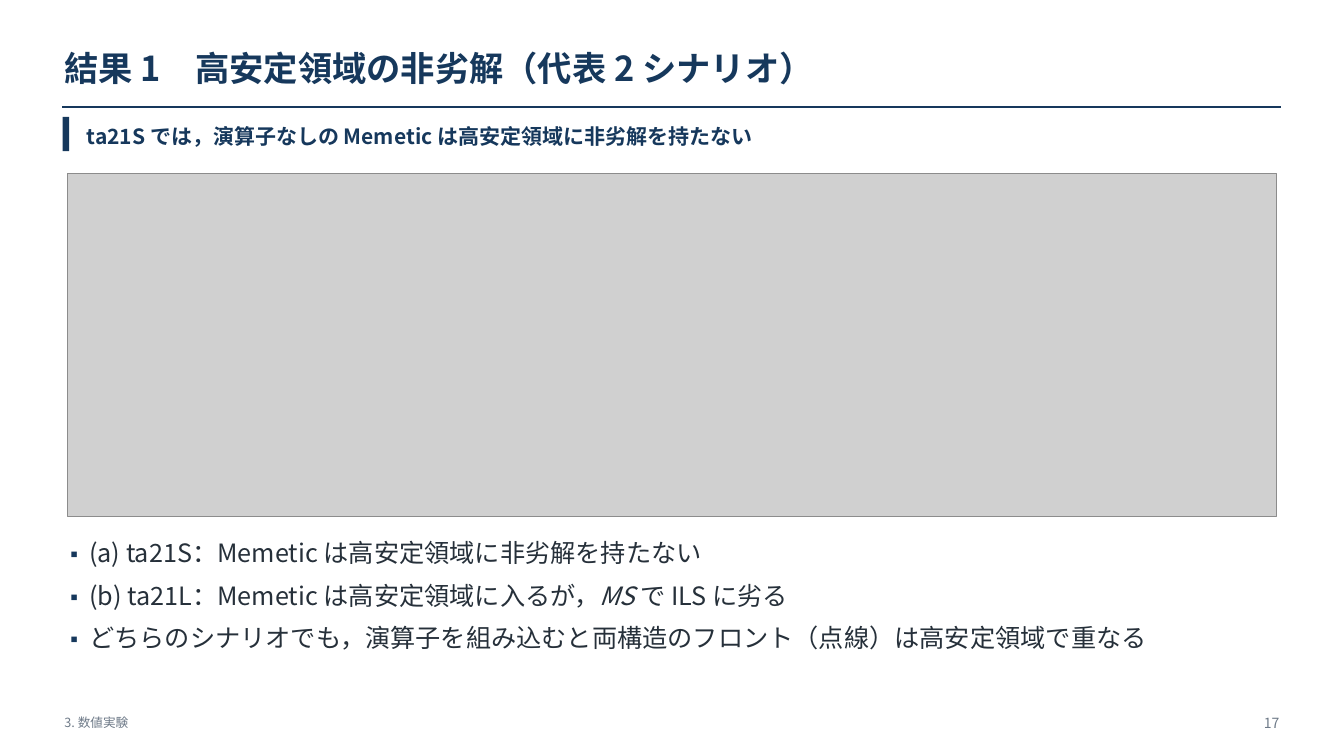
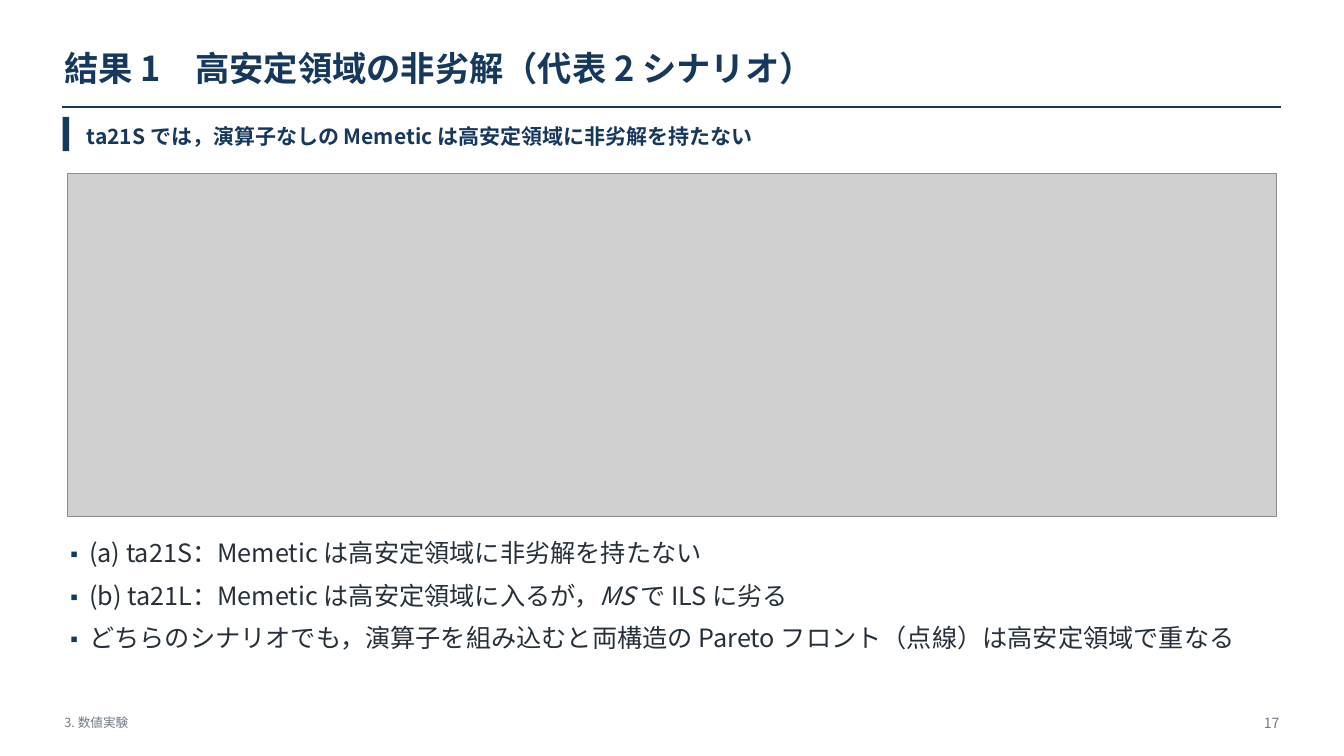
Before and after one commit to kitotakumi/stability_scheduling, a slide deck: slide 17 of doc/presentation_materials/JIMA2026fall_発表.pptx. Drawn at 1344x756 pixels with LibreOffice and Linux fonts; fonts in the diff are those of the drawing; grey boxes stand for pictures. Boxes give left, top, right and bottom in pixels: in the first picture for what was removed or moved away, otherwise in the second. Text is boxed around its words. In the diff, an @@ line names an element or a change of style, - is before the commit and + after.

```diff
--- a/doc/presentation_materials/JIMA2026fall_発表.pptx
+++ b/doc/presentation_materials/JIMA2026fall_発表.pptx
@@ text at box(89, 625, 1235, 650): text changed @@
-▪ どちらのシナリオでも，演算子を組み込むと両構造のフロント（点線）は高安定領域で重なる
+▪ どちらのシナリオでも，演算子を組み込むと両構造の Pareto フロント（点線）は高安定領域で重なる
```
Also in this commit, not shown: 6 other slides changed, 6 other files.
